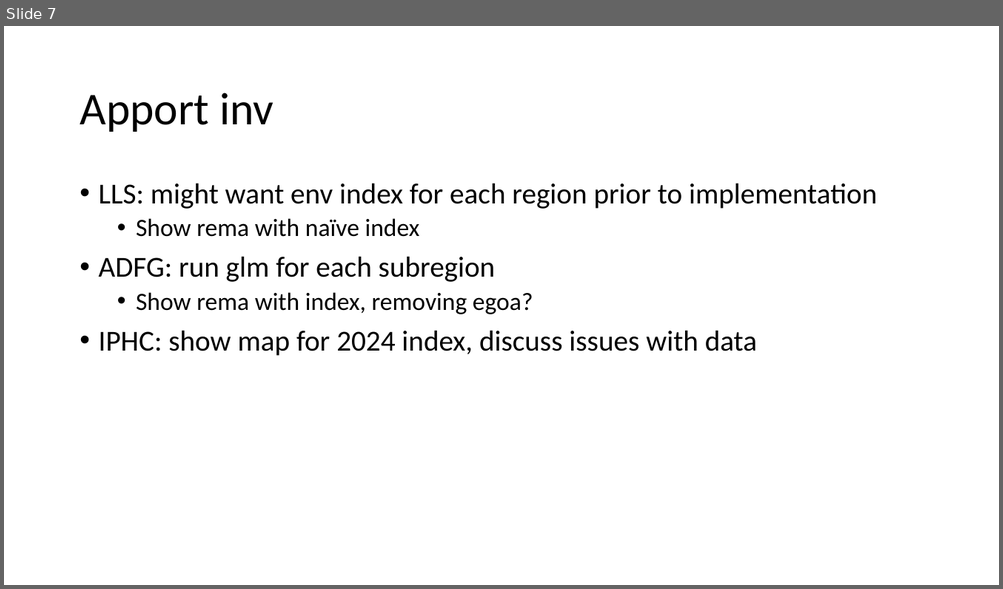
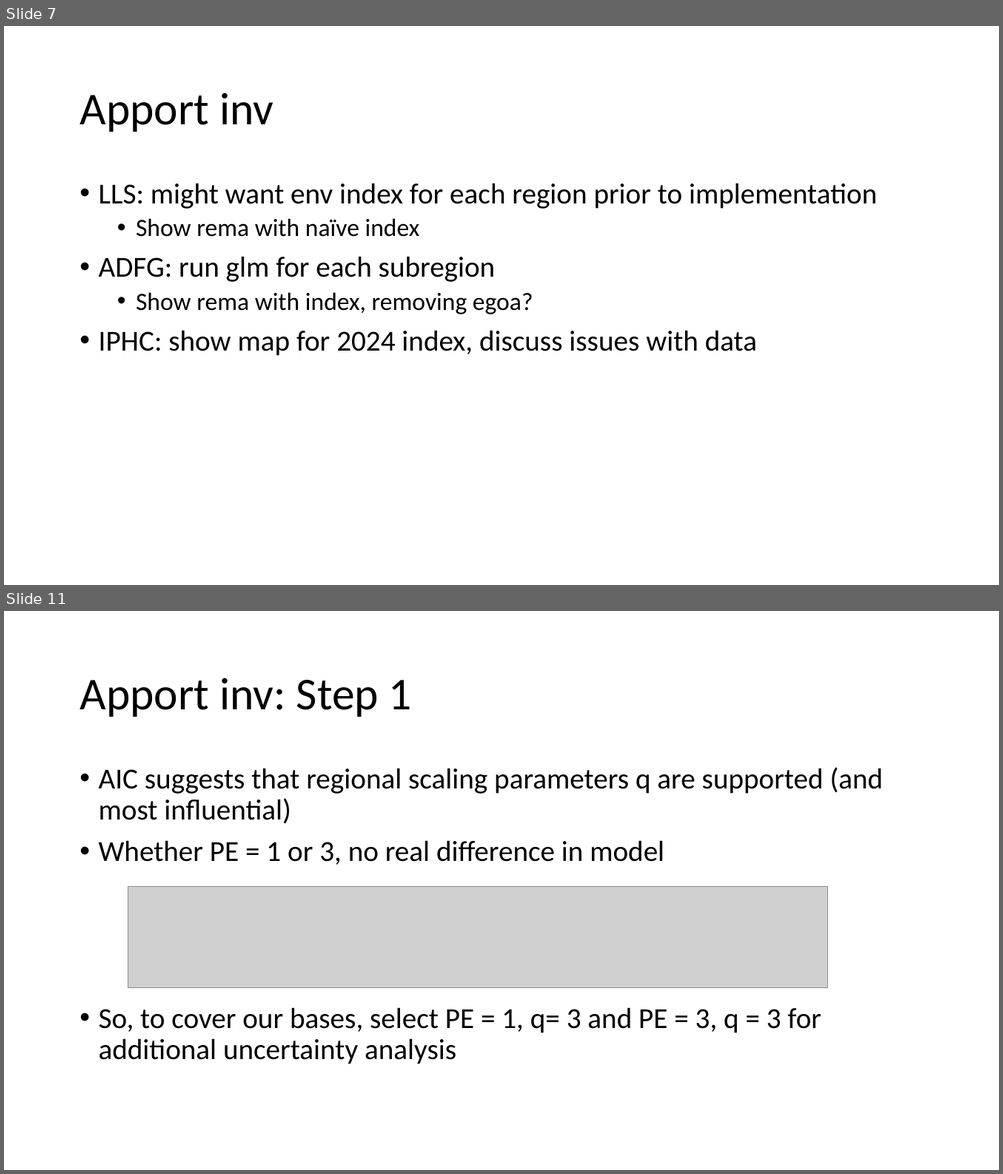
Before and after one commit to pete-hulson/goa_pcod, a slide deck: 2024/presentation/sept_pt/sept_pt_notes.pptx. Shown one above the other, each under a label of ours: slide 7 before the commit, slides 7 and 11 after it; the slides between them are not shown. The pictures are 1003x589 and 1003x1174 pixels, drawn with LibreOffice and Linux fonts; fonts in the diff are those of the drawing; grey boxes stand for pictures. Boxes give left, top, right and bottom in pixels: in the first picture for what was removed or moved away, otherwise in the second. Text is boxed around its words. In the diff, an @@ line names an element or a change of style, - is before the commit and + after.

Commit message:
add apport results and disc

```diff
--- a/2024/presentation/sept_pt/sept_pt_notes.pptx
+++ b/2024/presentation/sept_pt/sept_pt_notes.pptx
@@ slide 11 added at box(4, 611, 999, 1170), background #FFFFFF @@
@@ title added at box(79, 678, 412, 717), 44 pt, text #000000 @@
+Apport inv: Step 1
@@ text added at box(99, 767, 883, 1065), 28 pt, text #000000 @@
+• AIC suggests that regional scaling parameters q are supported (and most influential)
+• Whether PE = 1 or 3, no real difference in model
+• So, to cover our bases, select PE = 1, q= 3 and PE = 3, q = 3 for additional uncertainty analysis
@@ picture added at box(128, 887, 827, 988) @@
```
Also in this commit, not shown: 12 other slides added, 2 other files.
